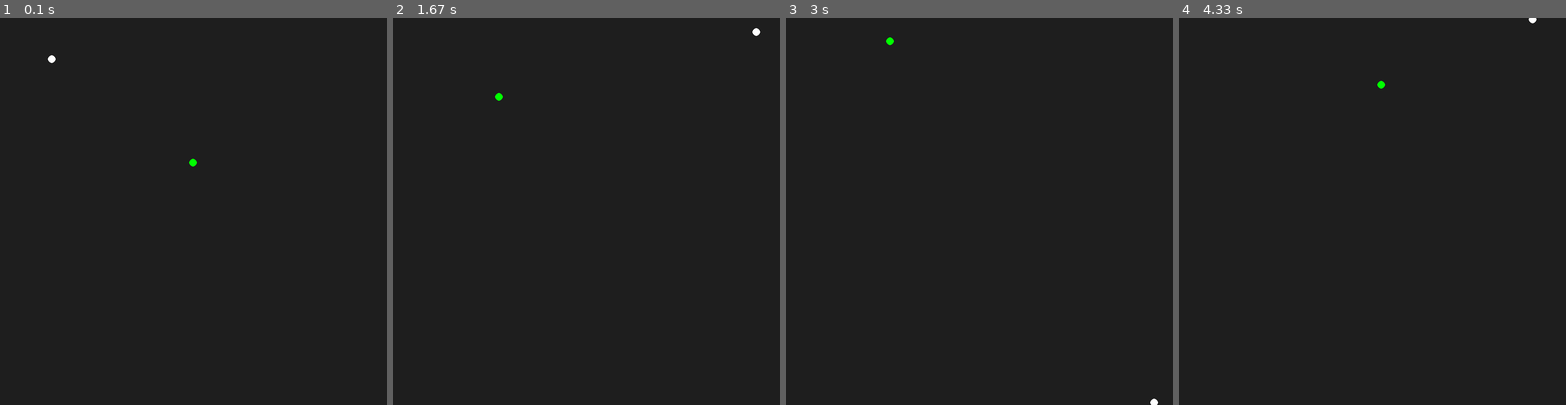
Above: before the commit, frames 1-4 (left to right).
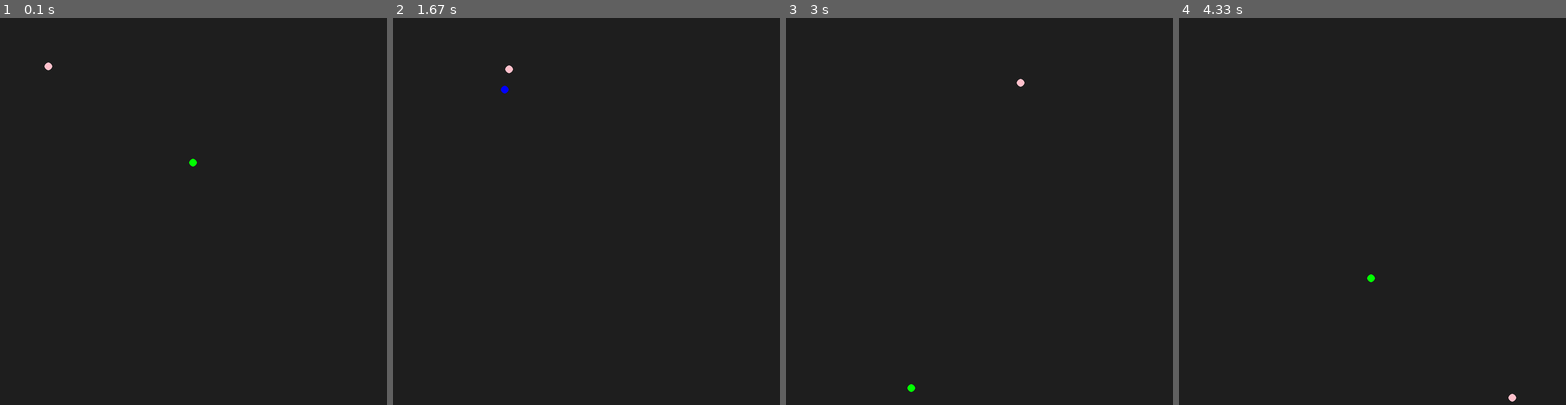
Above: after the commit, the same moments.

Repository: Smeltier/arcade-ai
Game: pygame game, started from movimento_autonomo/main.py
Two runs of this game, one before a commit and one after it. Both use one fixed random seed, a clock stepped at 60 frames per second and the inputs below.
Inputs:
- Up to frame 1 (0.1 s): no input
- Up to frame 2 (1.67 s): no input
- Up to frame 3 (3 s): no input
- Up to frame 4 (4.33 s): no input

The runs differ from the first frame. In frame 1, less than 0.1% of the frame differs, in the area x 11-15%, y 9-14%; in frame 2, 0.1%, in the area x 26-95%, y 2-22%; in frame 3, 0.1%; in frame 4, 0.1%.

Commit message:
add: adiciona novos estados, como Align, Face e Wander Dinâmicos.

Diff:
--- a/movimento_autonomo/main.py
+++ b/movimento_autonomo/main.py
@@ -3,7 +3,7 @@
 import time
 
 from moving_entity import MovingEntity
-from states import Seek, Flee, KinematicWander
+from states import Seek, Flee, Wander
 
 pygame.init()
 
@@ -27,7 +27,7 @@
 player_two.target = player_one
 
 # target.state_machine.change_state(Flee(target, player_one))
-player_one.state_machine.change_state(KinematicWander(player_one))
+player_one.state_machine.change_state(Wander(player_one, None))
 player_two.state_machine.change_state(Seek(player_two, player_one))
 
 running = True
--- a/movimento_autonomo/moving_entity.py
+++ b/movimento_autonomo/moving_entity.py
@@ -1,14 +1,8 @@
+import math
 import pygame
+
 from state_machine import StateMachine
 from states import SteeringOutput, KinematicSteeringOutput
-
-# class SteerigParams:
-#     def __init__(self, time_to_target=0.5, slow_radius=20, detection_radius=50, max_prediction=1.0, max_rotation=50):
-#         self.time_to_target = time_to_target
-#         self.slow_radius = slow_radius
-#         self.detection_radius = detection_radius
-#         self.max_prediction = max_prediction
-#         self.max_rotation = max_rotation
 
 class MovingEntity:
     _next_ID = 0
@@ -20,32 +14,39 @@
         self.position = pygame.math.Vector2(x, y)
         self.velocity = pygame.math.Vector2(0, 0)
         self.acceleration = pygame.math.Vector2(0, 0)
+        self.mass = mass
+
+        self.target: MovingEntity = self
         self.orientation = 0.0
-        self.mass = mass
+
+        self.rotation = 1
+        self.time_to_target = 0.25
+        self.distance = 0
+
+        self.target_radius = 2.0
+        self.slow_radius = 20
+        self.detection_radius = 50
+
         self.max_speed = max_speed
         self.max_force = max_force
         self.max_acceleration = max_acceleration
-        self.delta_time = 0.1
-        self.target: MovingEntity = None
-        self.time_to_target = 0.5
-        self.distance = 0
-        self.slow_radius = 20
-        self.detection_radius = 50
         self.max_prediction = 1.0
         self.max_rotation = 50
-        self.world_width = 0
-        self.world_heigth = 0
-        self.color = pygame.Color("white")
+        self.max_angular_acceleration = 50
+
+        self.wander_offset = 2.0
+        self.wander_radius = 1.0
+        self.wander_rate = 0.4
+        self.wander_orientation = 1
+
         self.start_state = start_state
         self.state_machine = StateMachine(self, self.start_state)
 
-    def update(self):
-        self._update_distance()
+        self.color = pygame.Color("white")
 
-        if self.state_machine:
-            self.state_machine.update()
-
-        self._limit_entity()
+        self.world_width = 0
+        self.world_heigth = 0
+        self.delta_time = 0.1
 
     def _update_distance(self):
         if self.target:
@@ -69,16 +70,25 @@
 
         self.acceleration += steering.linear / self.mass
 
+    def update(self):
+        self._update_distance()
+
+        if self.state_machine:
+            self.state_machine.update()
+
+        self._limit_entity()
+
     def apply_steering(self, steering: SteeringOutput, delta_time):
         self._apply_force(steering)
 
-        self.velocity += self.acceleration * delta_time
+        self.position += self.velocity * delta_time
+        self.orientation += self.rotation * delta_time
 
+        self.orientation += steering.angular * delta_time
+
+        self.velocity += steering.linear * delta_time
         if self.velocity.length() > self.max_speed:
             self.velocity.scale_to_length(self.max_speed)
-
-        self.position += self.velocity * delta_time
-        self.acceleration *= 0
 
     def apply_kinematic_steering(self, steering: KinematicSteeringOutput, delta_time):
         self.orientation += steering.rotation * delta_time
@@ -89,9 +99,16 @@
 
         self.position += self.velocity * delta_time
 
-    def change_color(self, color):
+    def change_color(self, color) -> None:
         self.color = pygame.Color(color)
 
-    def change_world_resolution(self, width: float, heigth: float):
+    def change_world_resolution(self, width: float, heigth: float) -> None:
         self.world_width = width
         self.world_heigth = heigth
+
+    # TODO - Verificar a implementação
+    def new_orientation(self, velocity) -> float:
+        if velocity.length() <= 0:
+            return self.orientation
+
+        return math.atan2(-velocity.x, velocity.y)
--- a/movimento_autonomo/states.py
+++ b/movimento_autonomo/states.py
@@ -3,13 +3,21 @@
 import random
 
 from abc import ABC, abstractmethod
+
+def map_to_range(rotation):
+    return (rotation + math.pi) % (2 * math.pi) - math.pi
+
+class DummyEntity:
+    def __init__(self) -> None:
+        self.position = pygame.math.Vector2(0, 0)
 
 class SteeringOutput:
     def __init__(self):
         self.linear = pygame.math.Vector2(0, 0)
         self.angular = 0.0
 
-class KinematicSteeringOutput:
+# Virou uma derivação do SteeringOutput, talvez tenha uma forma melhor de lidar com isso..
+class KinematicSteeringOutput(SteeringOutput):
     def __init__(self):
         self.velocity = pygame.math.Vector2(0, 0)
         self.rotation = 0.0
@@ -27,9 +35,8 @@
     @abstractmethod
     def get_steering(self) -> SteeringOutput: pass
 
-
 class Arrive(State):
-    def __init__(self, character: object, target: object):
+    def __init__(self, character, target):
         super().__init__()
 
         self.character = character
@@ -51,21 +58,26 @@
         direction = self.target.position - self.character.position
         distance = direction.length()
 
-        if distance < self.character.detection_radius:
+        if distance < self.character.target_radius:
             return SteeringOutput()
 
         if distance > self.character.slow_radius:
             target_speed = self.character.max_speed
+
         else:
             target_speed = self.character.max_speed * distance / self.character.slow_radius
 
-        target_velocity = direction.normalize() * target_speed
-
-        steering.linear = (target_velocity - self.character.velocity) / self.character.time_to_target
+        target_velocity = direction
+        target_velocity.normalize_ip()
+        target_velocity *= target_speed
+
+        steering.linear = target_velocity - self.character.velocity
+        steering.linear /= self.character.time_to_target
 
         if steering.linear.length() > self.character.max_acceleration:
             steering.linear.scale_to_length(self.character.max_acceleration)
 
+        steering.angular = 0
         return steering
 
     def enter(self):
@@ -76,7 +88,7 @@
 
 
 class Seek(State):
-    def __init__(self, character: object, target: object):
+    def __init__(self, character, target):
         super().__init__()
 
         self.character = character
@@ -99,6 +111,7 @@
         steering.linear.normalize_ip()
         steering.linear *= self.character.max_acceleration
 
+        steering.angular = 0
         return steering
 
     def enter(self):
@@ -109,7 +122,7 @@
 
 
 class Flee(State):
-    def __init__(self, character: object, target: object):
+    def __init__(self, character, target):
         super().__init__()
 
         self.character = character
@@ -132,6 +145,7 @@
         steering.linear.normalize_ip()
         steering.linear *= self.character.max_acceleration
 
+        steering.angular = 0
         return steering
 
     def enter(self):
@@ -155,6 +169,7 @@
         elif self.character.distance <= 50:
             self.character.state_machine.change_state(Arrive(self.character, self.target))
 
+    # G: Repetição de código, talvez tenha uma forma melhor de fazer isso.
     def get_steering(self):
         steering = SteeringOutput()
         if not self.target:
@@ -164,13 +179,19 @@
         distance = direction.length()
         speed = self.character.velocity.length()
 
-        prediction = min(self.character.max_prediction, distance / speed) if speed > 0 else self.character.max_prediction
+        if speed <= distance / self.character.max_prediction:
+            prediction = self.character.max_prediction
+
+        else:
+            prediction = distance / speed
+
         predicted_position = self.target.position + self.target.velocity * prediction
 
         steering.linear = predicted_position - self.character.position
         steering.linear.normalize_ip()
         steering.linear *= self.character.max_acceleration
 
+        steering.angular = 0
         return steering
 
     def enter(self):
@@ -193,21 +214,26 @@
 
     def get_steering(self):
         steering = SteeringOutput()
-
-        if not self.target:
-            return steering
-
-        direction = self.character.position - self.target.position
+        if not self.target:
+            return steering
+
+        direction = self.target.position - self.character.position
         distance = direction.length()
         speed = self.character.velocity.length()
 
-        prediction = min(self.character.max_prediction, distance / speed) if speed > 0 else self.character.max_prediction
+        if speed <= distance / self.character.max_prediction:
+            prediction = self.character.max_prediction
+
+        else:
+            prediction = distance / speed
+
         predicted_position = self.target.position + self.target.velocity * prediction
 
-        steering.linear = self.character.position - predicted_position
+        steering.linear = predicted_position - self.character.position
         steering.linear.normalize_ip()
         steering.linear *= self.character.max_acceleration
 
+        steering.angular = 0
         return steering
 
     def enter(self):
@@ -216,8 +242,180 @@
 
     def exit(self): pass
 
+
+class Align(State):
+    def __init__(self, character, target) -> None:
+        super().__init__()
+
+        self.character = character
+        self.target = target
+
+    def execute(self):
+        return super().execute()
+
+    def get_steering(self) -> SteeringOutput:
+        steering = SteeringOutput()
+
+        rotation = self.target.orientation - self.character.orientation
+        rotation = map_to_range(rotation)
+        rotation_size = abs(rotation)
+
+        if rotation_size < self.character.target_radius:
+            return SteeringOutput()
+
+        if rotation_size > self.character.slow_radius:
+            target_rotation = self.character.max_rotation
+
+        else:
+            target_rotation = self.character.max_rotation * rotation_size / self.character.slow_radius
+
+        target_rotation *= rotation / rotation_size
+
+        steering.angular = target_rotation - self.character.rotation
+        steering.angular /= self.character.time_to_target
+
+        angular_acceleration = abs(steering.angular)
+
+        if angular_acceleration > self.character.max_angular_acceleration:
+            steering.angular /= angular_acceleration
+            steering.angular *= self.character.max_angular_acceleration
+
+        steering.linear = pygame.math.Vector2(0,0)
+        return steering
+
+    def enter(self):
+        print(f"[DEBUG] {self.character.ID} -> Align")
+        self.character.change_color("white")
+
+    def exit(self):
+        return super().exit()
+
+
+class Face(Align):
+    def __init__(self, character, target) -> None:
+        super().__init__(character, target)
+
+    def execute(self):
+        steering = self.get_steering()
+        self.character.apply_steering(steering, self.character.delta_time)
+
+    def get_steering(self) -> SteeringOutput:
+        direction = self.target.position - self.character.position
+
+        if direction.length() == 0:
+            return SteeringOutput()
+
+        old_target = self.target
+        temporary_target = type(self.target)()
+        temporary_target.orientation = math.atan2(-direction.x, direction.y)
+
+        self.target = temporary_target
+
+        steering = super().get_steering()
+
+        self.target = old_target
+        return steering
+
+    def enter(self):
+        print(f"[DEBUG] {self.character.ID} -> Face")
+        self.character.change_color("white")
+
+    def exit(self): pass
+
+class Wander(Face):
+    def __init__(self, character, target) -> None:
+        super().__init__(character, target)
+
+        self.character = character
+        self.target = target
+
+    def execute(self):
+        steering = self.get_steering()
+        self.character.apply_steering(steering, self.character.delta_time)
+
+    def get_steering(self) -> SteeringOutput:
+        self.character.wander_orientation += random.uniform(-1.0, 1.0) * self.character.wander_rate
+
+        target_orientation = self.character.wander_orientation + self.character.orientation
+
+        orientation_vector = pygame.math.Vector2(math.cos(self.character.orientation), math.sin(self.character.orientation))
+        target_orientation_vector = pygame.math.Vector2(math.cos(target_orientation), math.sin(target_orientation))
+
+        circle_center = self.character.position + self.character.wander_offset * orientation_vector
+
+        target_position = circle_center + self.character.wander_radius * target_orientation_vector
+
+        old_target = self.target
+
+        wander_target = DummyEntity()
+        wander_target.position = target_position
+
+        self.target = wander_target
+        steering = super().get_steering()
+        self.target = old_target
+
+        steering.linear = self.character.max_acceleration * orientation_vector
+
+        return steering
+
+    def enter(self):
+        print(f"[DEBUG] {self.character.ID} -> Wander")
+        self.character.change_color("pink")
+
+    def exit(self):
+        return super().exit()
+
+
+# TODO
+class LookWhereYoureGoing(Align):
+    def __init__(self, character, target) -> None:
+        super().__init__(character, target)
+
+    def execute(self):
+        return super().execute()
+
+    def get_steering(self) -> SteeringOutput:
+        return super().get_steering()
+
+    def enter(self):
+        return super().enter()
+
+    def exit(self):
+        return super().exit()
+
+
+class VelocityMatch(State):
+    def __init__(self, character, target) -> None:
+        super().__init__()
+
+        self.character = character
+        self.target = target
+
+    def execute(self):
+        return super().execute()
+
+    def get_steering(self) -> SteeringOutput:
+        steering = SteeringOutput()
+
+        steering.linear = self.target.velocity - self.character.velocity
+        steering.linear /= self.character.time_to_target
+
+        if steering.linear.length() > self.character.max_acceleration:
+            steering.linear.scale_to_length(self.character.max_acceleration)
+
+        steering.angular = 0.0
+        return steering
+
+    def enter(self):
+        print(f"[DEBUG] {self.character.ID} -> VelocityMatch")
+        self.character.change_color("white")
+
+    def exit(self):
+        return super().exit()
+
+
 class KinematicWander(State):
-    def __init__(self, character: object):
+    def __init__(self, character):
         super().__init__()
 
         self.character = character
@@ -226,7 +424,7 @@
         steering = self.get_steering()
         self.character.apply_kinematic_steering(steering, self.character.delta_time)
 
-    def get_steering(self):
+    def get_steering(self) -> KinematicSteeringOutput:
         steering = KinematicSteeringOutput()
 
         steering.velocity = pygame.math.Vector2(math.sin(self.character.orientation),
@@ -241,7 +439,115 @@
         return steering
 
     def enter(self):
-        print(f"[DEBUG] {self.character.ID} -> Wander")
+        print(f"[DEBUG] {self.character.ID} -> KinematicWander")
         self.character.change_color("white")
 
     def exit(self): pass
+
+class KinematicSeek(State):
+    def __init__(self, character, target):
+        super().__init__()
+
+        self.character = character
+        self.target = target
+
+    def execute(self):
+        steering = self.get_steering()
+        self.character.apply_kinematic_steering(steering, self.character.delta_time)
+
+        # if self.character.distance <= 200:
+        #     self.character.state_machine.change_state(Evade(self.character, self.target))
+
+    def get_steering(self) -> KinematicSteeringOutput:
+        steering = KinematicSteeringOutput()
+
+        if not self.target:
+            return steering
+
+        steering.velocity = self.target.position - self.character.position
+        steering.velocity.normalize_ip()
+        steering *= self.character.max_speed
+
+        self.character.orientation = self.character.new_orientation(steering)
+
+        steering.rotation = 0.0
+        return steering
+
+    def enter(self):
+        print(f"[DEBUG] {self.character.ID} -> KinematicSeek")
+        self.character.change_color("green")
+
+    def exit(self): pass
+
+class KinematicFlee(State):
+    def __init__(self, character, target):
+        super().__init__()
+
+        self.character = character
+        self.target = target
+
+    def execute(self):
+        steering = self.get_steering()
+        self.character.apply_kinematic_steering(steering, self.character.delta_time)
+
+        # if self.character.distance <= 200:
+        #     self.character.state_machine.change_state(Evade(self.character, self.target))
+
+    def get_steering(self) -> KinematicSteeringOutput:
+        steering = KinematicSteeringOutput()
+
+        if not self.target:
+            return steering
+
+        steering.velocity = self.character.position - self.target.position
+        steering.velocity.normalize_ip()
+        steering *= self.character.max_speed
+
+        self.character.orientation = self.character.new_orientation(steering)
+
+        steering.rotation = 0.0
+        return steering
+
+    def enter(self):
+        print(f"[DEBUG] {self.character.ID} -> KinematicFlee")
+        self.character.change_color("yellow")
+
+    def exit(self): pass
+
+class KinematicArrive(State):
+    def __init__(self, character, target):
+        super().__init__()
+
+        self.character = character
+        self.target = target
+
+    def execute(self):
+        steering = self.get_steering()
+        self.character.apply_kinematic_steering(steering, self.character.delta_time)
+
+        if self.character.distance > 50:
+            self.character.state_machine.change_state(Pursue(self.character, self.target))
+
+    def get_steering(self) -> KinematicSteeringOutput:
+        steering = KinematicSteeringOutput()
+
+        steering.velocity = self.target.position - self.character.position
+
+        if steering.velocity.length() < self.character.slow_radius:
+            return KinematicSteeringOutput()
+
+        steering.velocity /= self.character.time_to_target
+
+        if steering.velocity.length() > self.character.max_speed:
+            steering.velocity.scale_to_length(self.character.max_acceleration)
+
+        self.character.orientation = self.character.new_orientation(steering)
+
+        steering.rotation = 0
+        return steering
+
+    def enter(self):
+        print(f"[DEBUG] {self.character.ID} -> KinematicArrive")
+        self.character.change_color("blue")
+
+    def exit(self): pass
Empty file added: movimento_autonomo/dynamic_states.py
Empty file added: movimento_autonomo/kinematic_states.py
Empty file added: movimento_autonomo/steering_output.py
